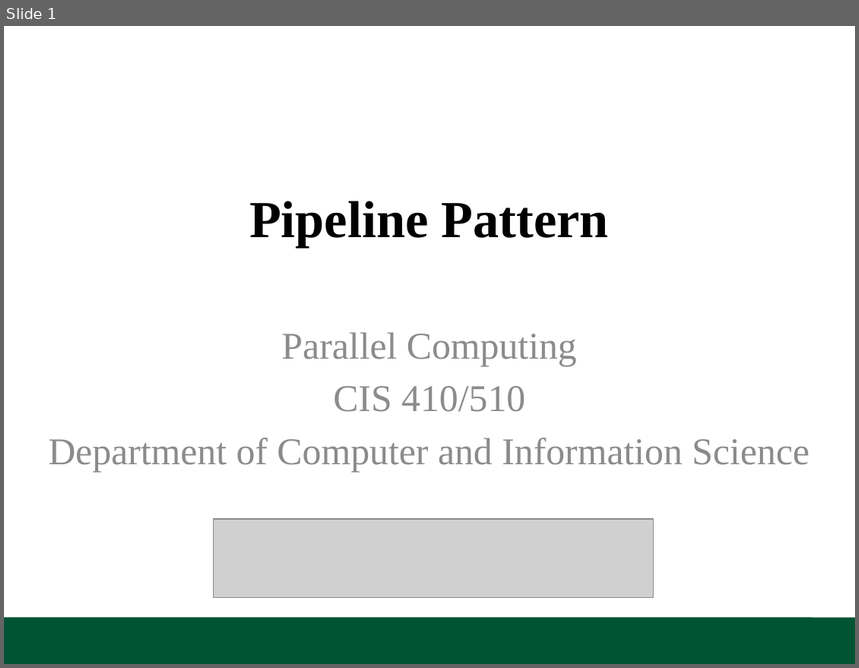
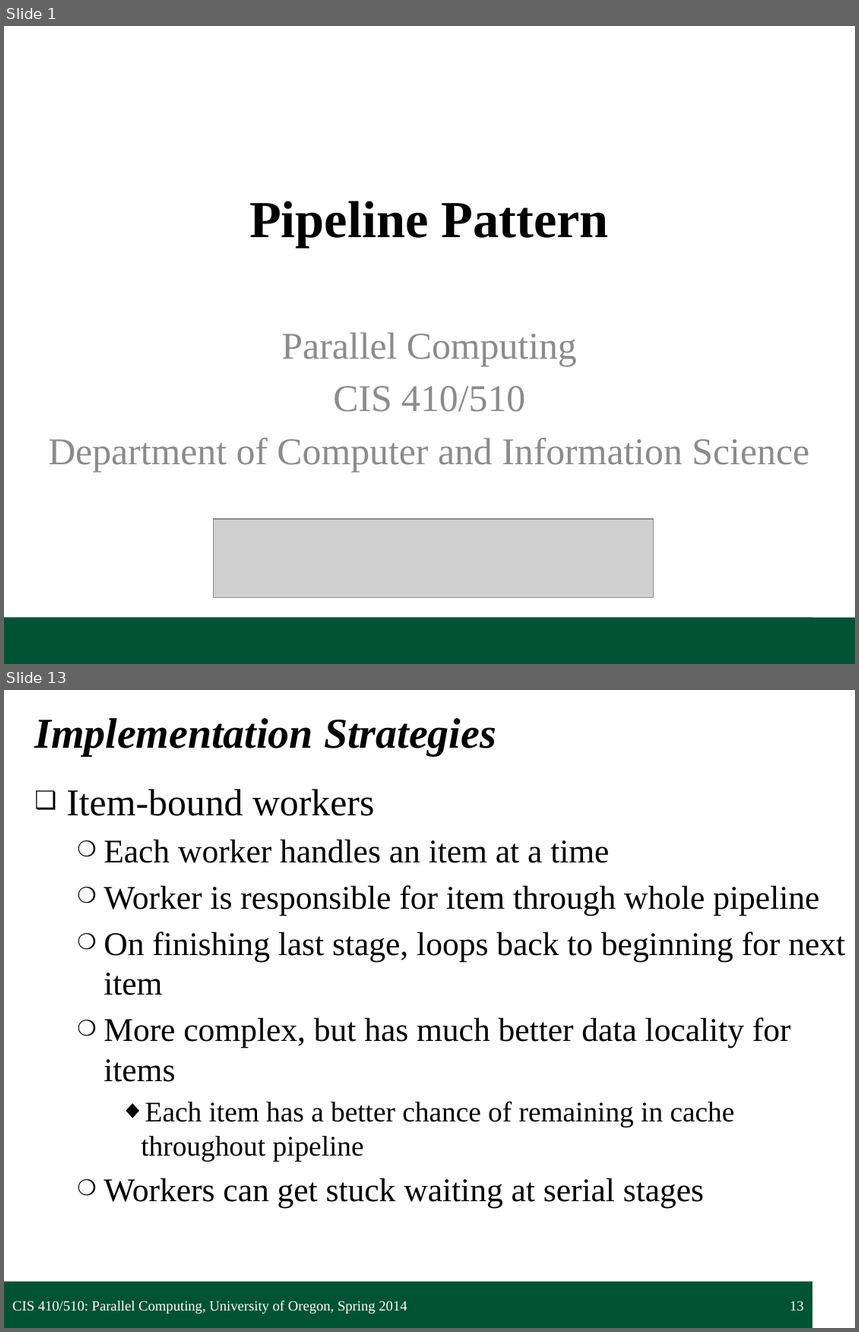
Before and after one commit to UOregonParallel/CourseMaterials, a slide deck: lecture_content/classSlides/6_pipelinePattern/pipelinePattern.pptx. Shown one above the other, each under a label of ours: slide 1 before the commit, slides 1 and 13 after it; the slides between them are not shown. The pictures are 859x668 and 859x1332 pixels, drawn with LibreOffice and Linux fonts; fonts in the diff are those of the drawing; grey boxes stand for pictures; background and template pictures are left out. Boxes give left, top, right and bottom in pixels: in the first picture for what was removed or moved away, otherwise in the second. Text is boxed around its words. In the diff, an @@ line names an element or a change of style, - is before the commit and + after.

Commit message:
Pipeline slides

```diff
--- a/lecture_content/classSlides/6_pipelinePattern/pipelinePattern.pptx
+++ b/lecture_content/classSlides/6_pipelinePattern/pipelinePattern.pptx
@@ slide 13 added at (4, 690, 855, 1328), background #FFFFFF; not listed: 1 template element that a slide beside it also shows @@
@@ title added at (34, 718, 496, 756), 36 pt, text #000000, bold, italic @@
+Implementation Strategies
@@ text added at (66, 789, 845, 1208), 28 pt, text #000000 @@
+❑ Item-bound workers
+  ❍ Each worker handles an item at a time
+  ❍ Worker is responsible for item through whole pipeline
+  ❍ On finishing last stage, loops back to beginning for next item
+  ❍ More complex, but has much better data locality for items
+    ◆ Each item has a better chance of remaining in cache throughout pipeline
+  ❍ Workers can get stuck waiting at serial stages
@@ text added at (12, 1301, 407, 1314), 12 pt, text #FFFFFF @@
+CIS 410/510: Parallel Computing, University of Oregon, Spring 2014
@@ page number added at (790, 1301, 804, 1312), 12 pt, text #FFFFFF @@
+13
```
Also in this commit, not shown: 3 slides changed, 24 other slides added.
